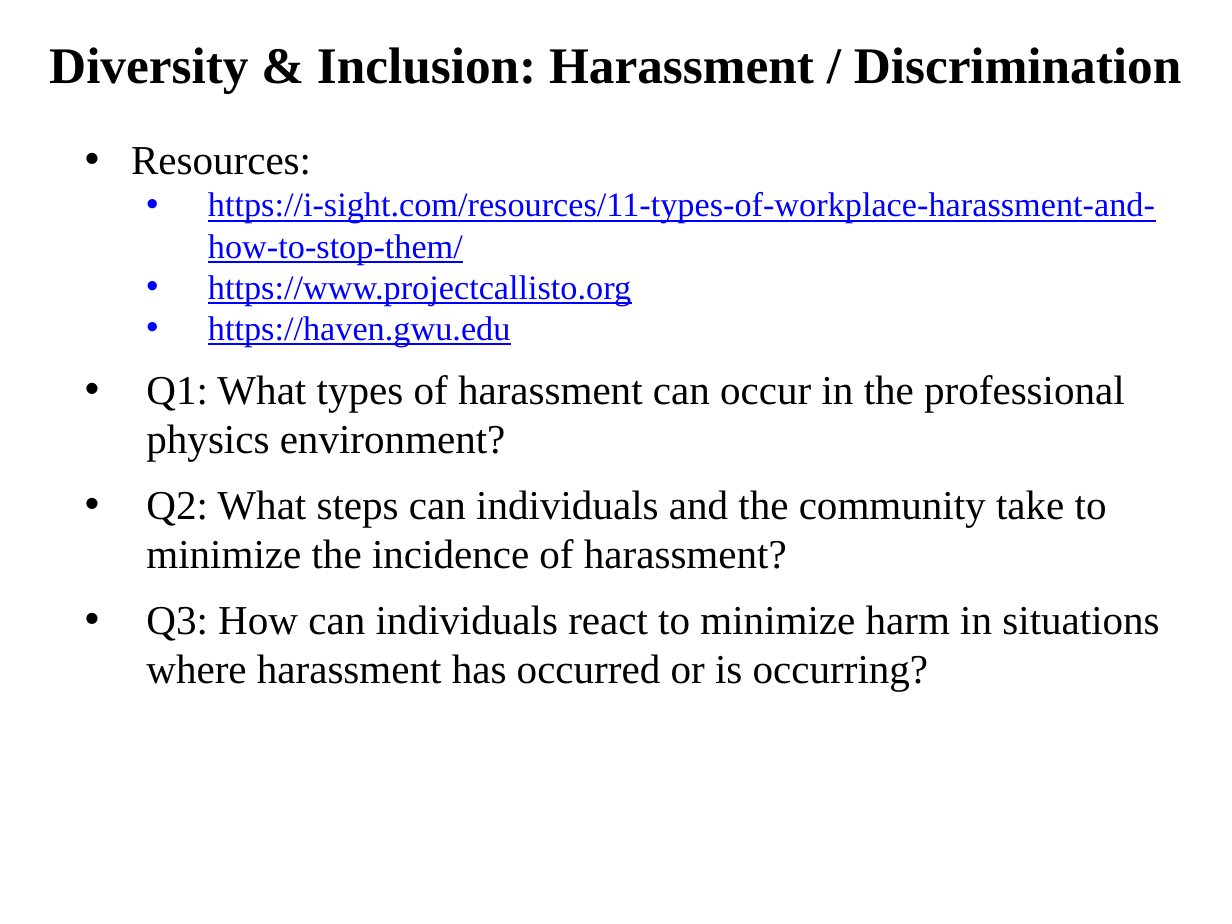
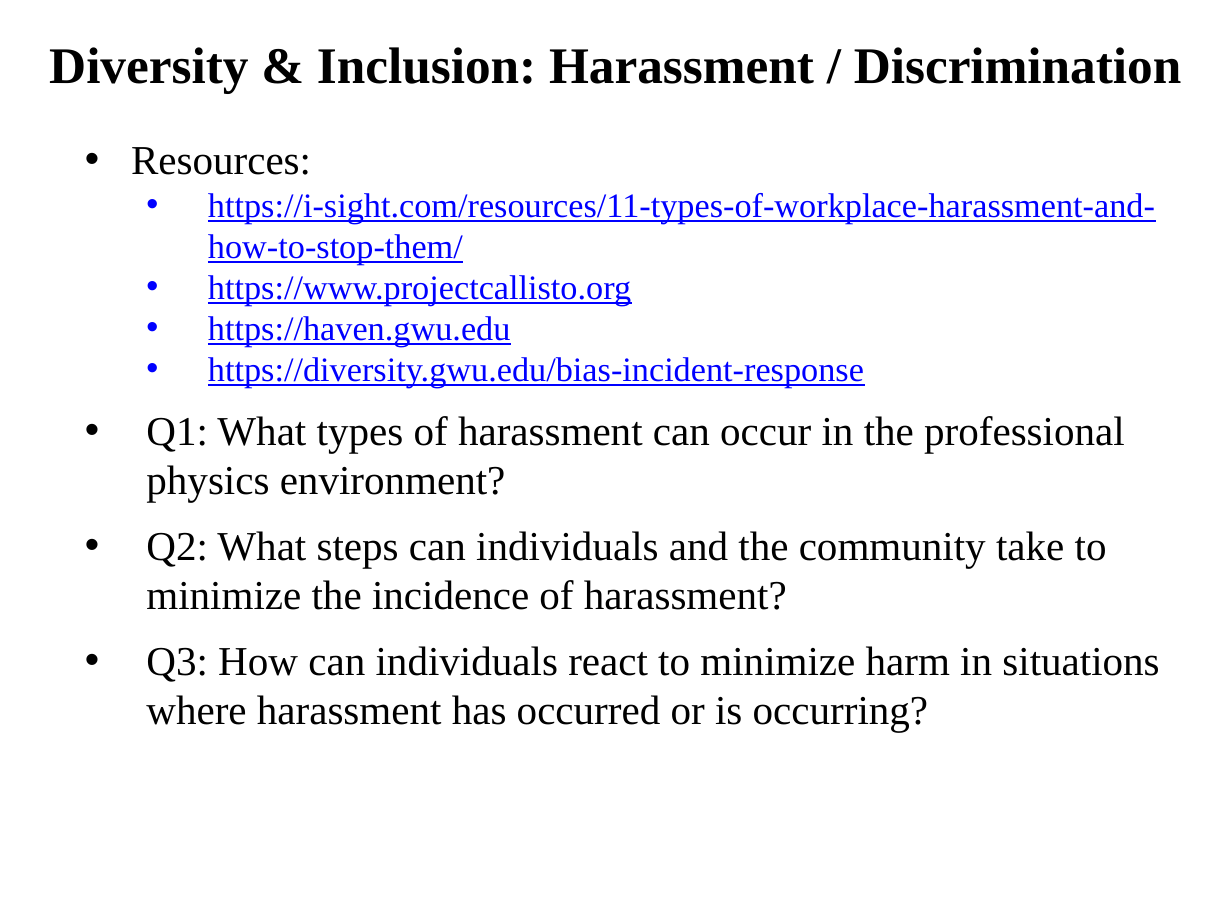
Before and after one commit to ajvanderhorst/PhysicsCapstoneGW, a slide deck: slide 20 of Slides/Class13.pptx (slide 17 before the commit). Drawn at 1232x924 pixels with LibreOffice and Linux fonts; fonts in the diff are those of the drawing. Boxes give left, top, right and bottom in pixels: in the first picture for what was removed or moved away, otherwise in the second. Text is boxed around its words. In the diff, an @@ line names an element or a change of style, - is before the commit and + after.

```diff
--- a/Slides/Class13.pptx
+++ b/Slides/Class13.pptx
@@ text at <box>208,357,864,388</box>: paragraph added @@
+  • https://diversity.gwu.edu/bias-incident-response
```
Also in this commit, not shown: 10 other slides changed, 4 slides added, 15 other files.
